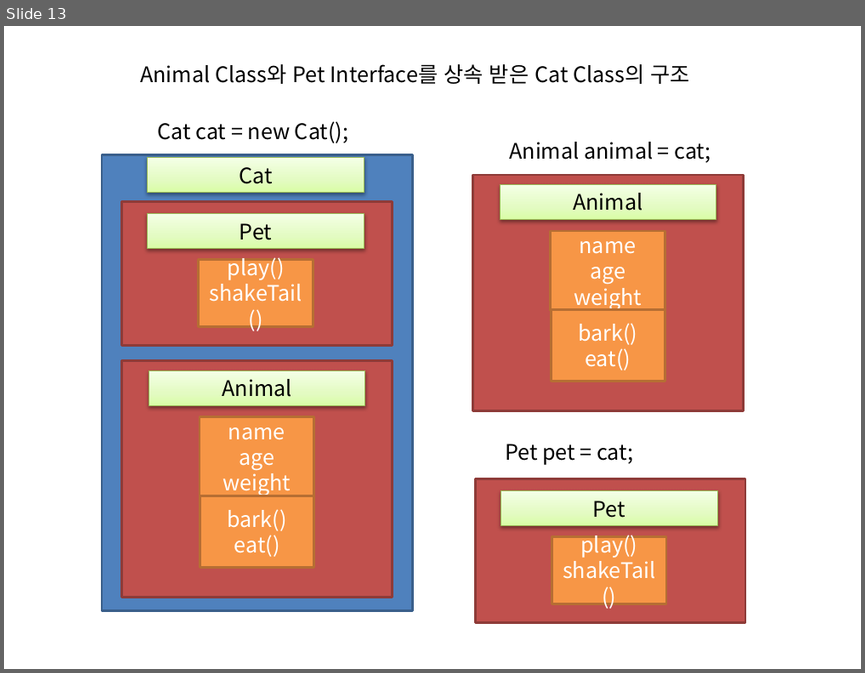
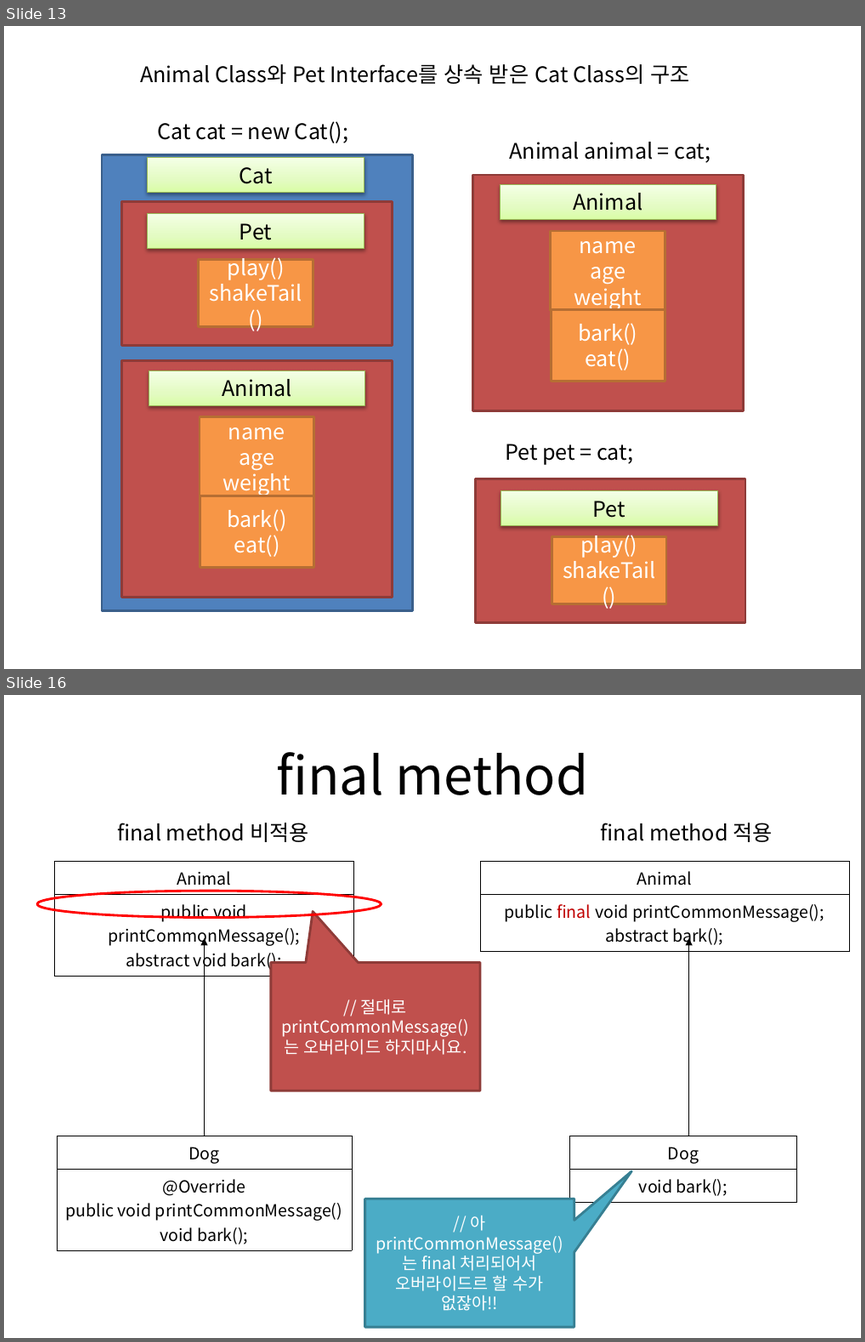
Before and after one commit to terdong/JavaStudyForAcademyStudent2, a slide deck: ppt/day15_인터페이스.pptx. Shown one above the other, each under a label of ours: slide 13 before the commit, slides 13 and 16 after it; the slides between them are not shown. The pictures are 865x673 and 865x1342 pixels, drawn with LibreOffice and Linux fonts; fonts in the diff are those of the drawing. Boxes give left, top, right and bottom in pixels: in the first picture for what was removed or moved away, otherwise in the second. Text is boxed around its words. In the diff, an @@ line names an element or a change of style, - is before the commit and + after.

```diff
--- a/ppt/day15_인터페이스.pptx
+++ b/ppt/day15_인터페이스.pptx
@@ slide 16 added at [4,695,861,1338], background #FFFFFF @@
@@ title added at [276,752,589,795], 44 pt, text #000000 @@
+final method
@@ text added at [117,823,309,842], 18 pt, text #000000 @@
+final method 비적용
@@ text added at [601,823,772,842], 18 pt, text #000000 @@
+final method 적용
@@ table added at [54,862,353,974], 2 rows, 1 columns @@
+Animal
+public void printCommonMessage(); / abstract void bark();
@@ table added at [480,862,849,950], 2 rows, 1 columns @@
+Animal
+public final void printCommonMessage(); / abstract bark();
@@ ellipse added at [37,891,382,917], outline #FF0000 2 pt @@
@@ arrow added from (205, 1135) to (205, 938), #000000 0.75 pt @@
@@ arrow added from (688, 1135) to (688, 938), #000000 0.75 pt @@
@@ speech box added at [270,962,479,1091], fill #C0504D, outline #8E3B39 2 pt, 14 pt, text #FFFFFF @@
+// 절대로 printCommonMessage()는 오버라이드 하지마시요.
@@ table added at [57,1135,352,1247], 2 rows, 1 columns @@
+Dog
+@Override / public void printCommonMessage() / void bark();
@@ table added at [569,1135,796,1199], 2 rows, 1 columns @@
+Dog
+void bark();
@@ speech box added at [364,1199,574,1327], fill #4BACC6, outline #377F92 2 pt, 14 pt, text #FFFFFF @@
+// 아 printCommonMessage()는 final 처리되어서 오버라이드르 할 수가 없잖아!!
```
Also in this commit, not shown: 4 other slides added.
